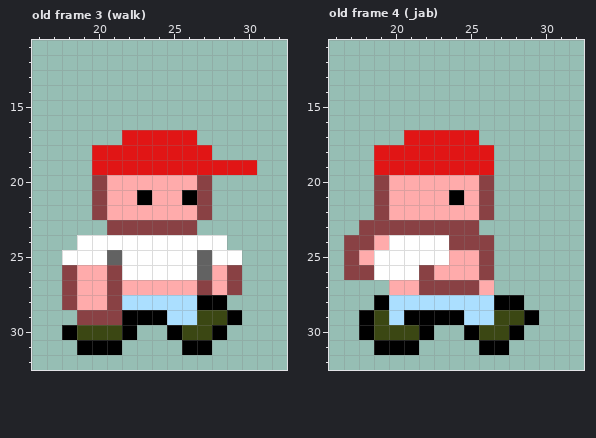
A pixel-art file gets an edit: asset/aseprite/malovich.aseprite. Above, as it was before the edit.
48x48 pixels, 11 frames. Shown: old frame 3 (walk): x 16..32, y 11..32; old frame 4 (_jab): x 16..32, y 11..32. The commit also changed other frames, which this record leaves out.
Once edited:
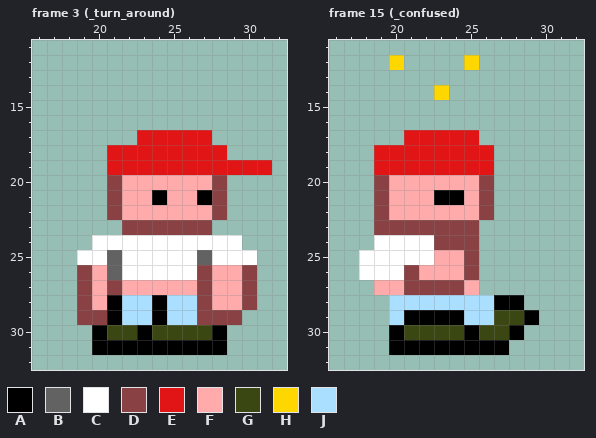
Palette (. is transparent): A #000000  B #626262  C #ffffff  D #894144  E #e11515  F #ffabab  G #3b4713  H #ffd700  J #abdfff
A new or re-ordered frame is compared with the old frame closest to it.
From the commit log: malovich mas o menos que está
Diff:
frames 11 -> 20
layer "Layer 1" added
Changed rows in their new state; - is an unchanged pixel.
Frame 3 (_turn_around) is new; against old frame 3 (walk), layer "Sprite Sheet":
first column x 18:
17 ----.----E----
18 --.-------E---
19 --.----------E
20 --.D-----FD---
21 --.D-FA-FAD---
22 --.D-----FD---
23 ---.-----D----
24 -.---------C--
25 .-----------C-
26 .D-B-----D-FD-
27 .D---------FD-
28 .D-A--A--DFFD-
29 ---AJJ---DDD--
30 ..A-GAGG------
31 -.--AAAA--A---
Frame 15 (_confused) is new; against old frame 4 (_jab), layers "Layer 1", "Sprite Sheet":
first column x 20:
12 H----H
14 ---H--
first column x 17:
21 ------A---
23 -.--------
24 ..C---D--.
25 .C----F-D.
26 .C--DF--D.
27 --F-D---F.
28 --.-------
29 -..-------
30 -..A-GGG--
31 --.--AAAA-
Where, in picture pixels (left, top, right, bottom), the same in both pictures:
changed: (62, 130, 272, 355)
added: (389, 55, 479, 100)
changed: (344, 190, 494, 355)
